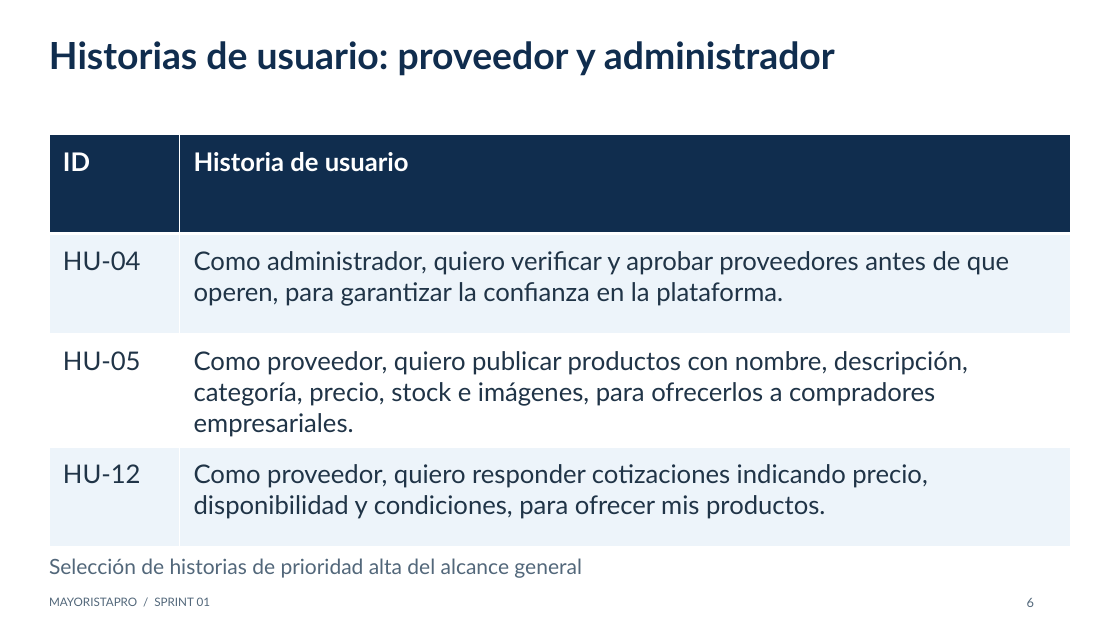
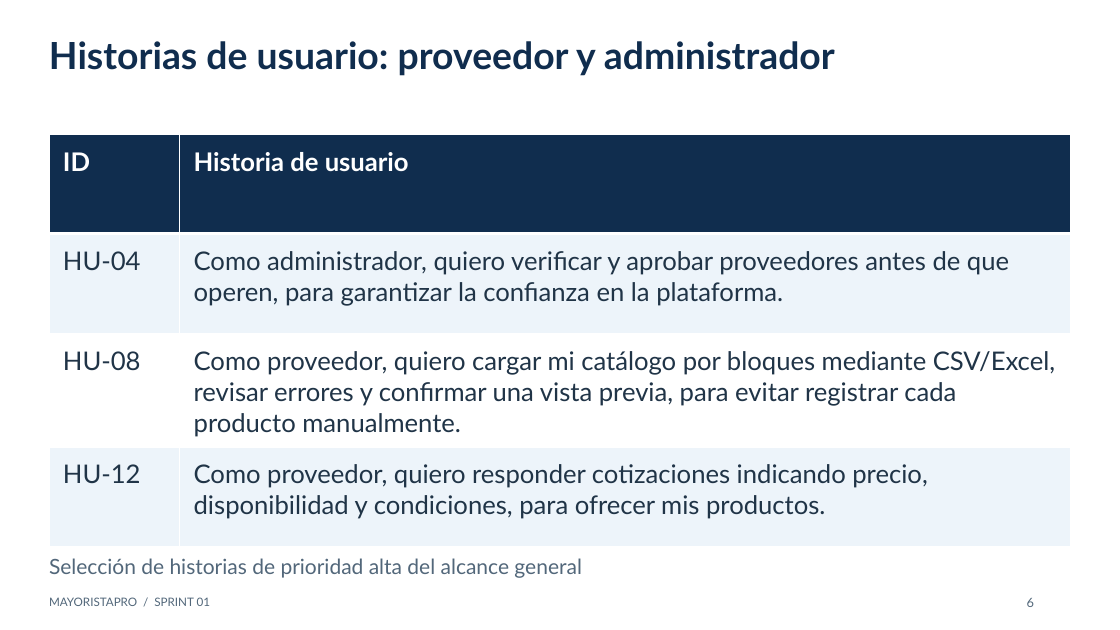
Before and after one commit to Yeltsin-MC/MayoristaPro-B2B-ArquitSoft, a slide deck: slide 6 of presentaciones/MayoristaPro-Sprint-01-tecnologias.pptx. Drawn at 1120x630 pixels with LibreOffice and Linux fonts; fonts in the diff are those of the drawing. Boxes give left, top, right and bottom in pixels: in the first picture for what was removed or moved away, otherwise in the second. Text is boxed around its words. In the diff, an @@ line names an element or a change of style, - is before the commit and + after.

Commit message:
docs: alinear MVP B2B con carga masiva y catalogo publico

```diff
--- a/presentaciones/MayoristaPro-Sprint-01-tecnologias.pptx
+++ b/presentaciones/MayoristaPro-Sprint-01-tecnologias.pptx
@@ table at (x1=49, y1=134, x2=1071, y2=534) @@
-row 3, column 1: HU-05
+row 3, column 1: HU-08
-row 3, column 2: Como proveedor, quiero publicar productos con nombre, descripción, categoría, precio, stock e imágenes, para ofrecerlos a compradores empresariales.
+row 3, column 2: Como proveedor, quiero cargar mi catálogo por bloques mediante CSV/Excel, revisar errores y confirmar una vista previa, para evitar registrar cada producto manualmente.
```
Also in this commit, not shown: 13 other slides changed, 1 slide added, 15 other files.
